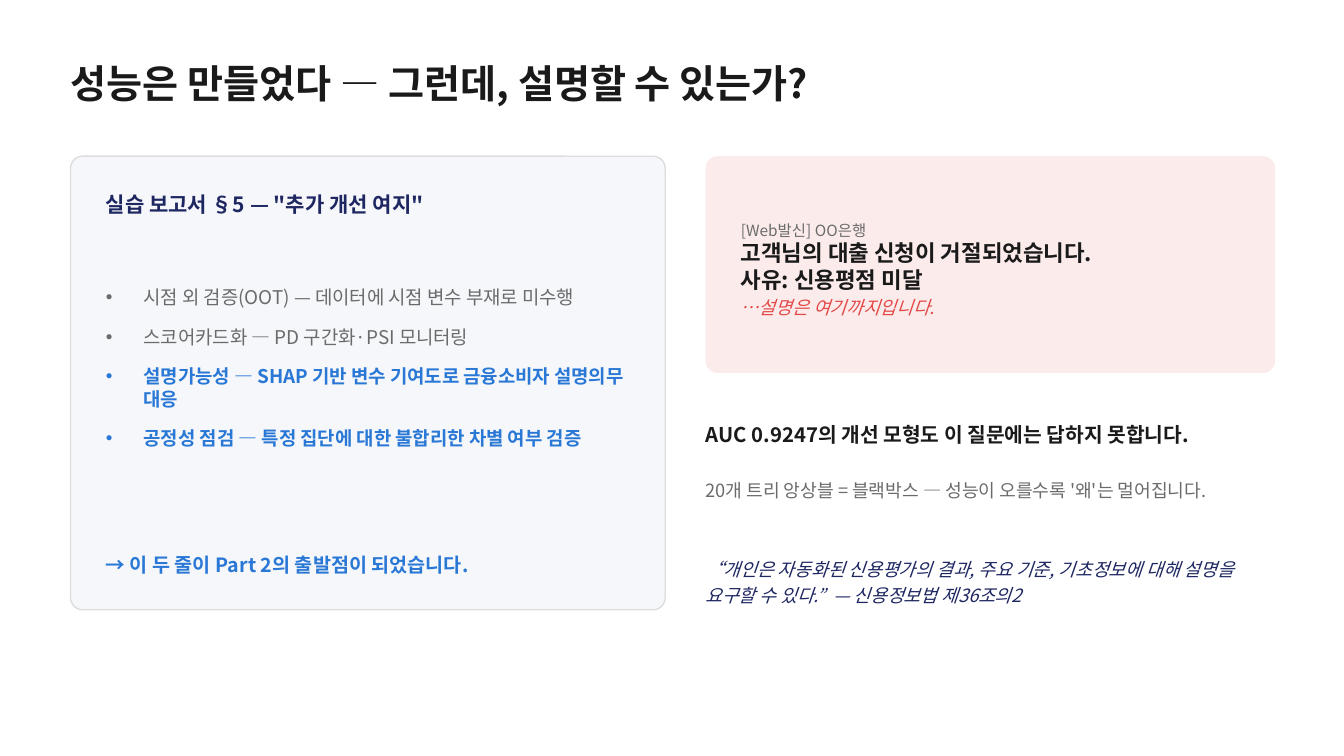
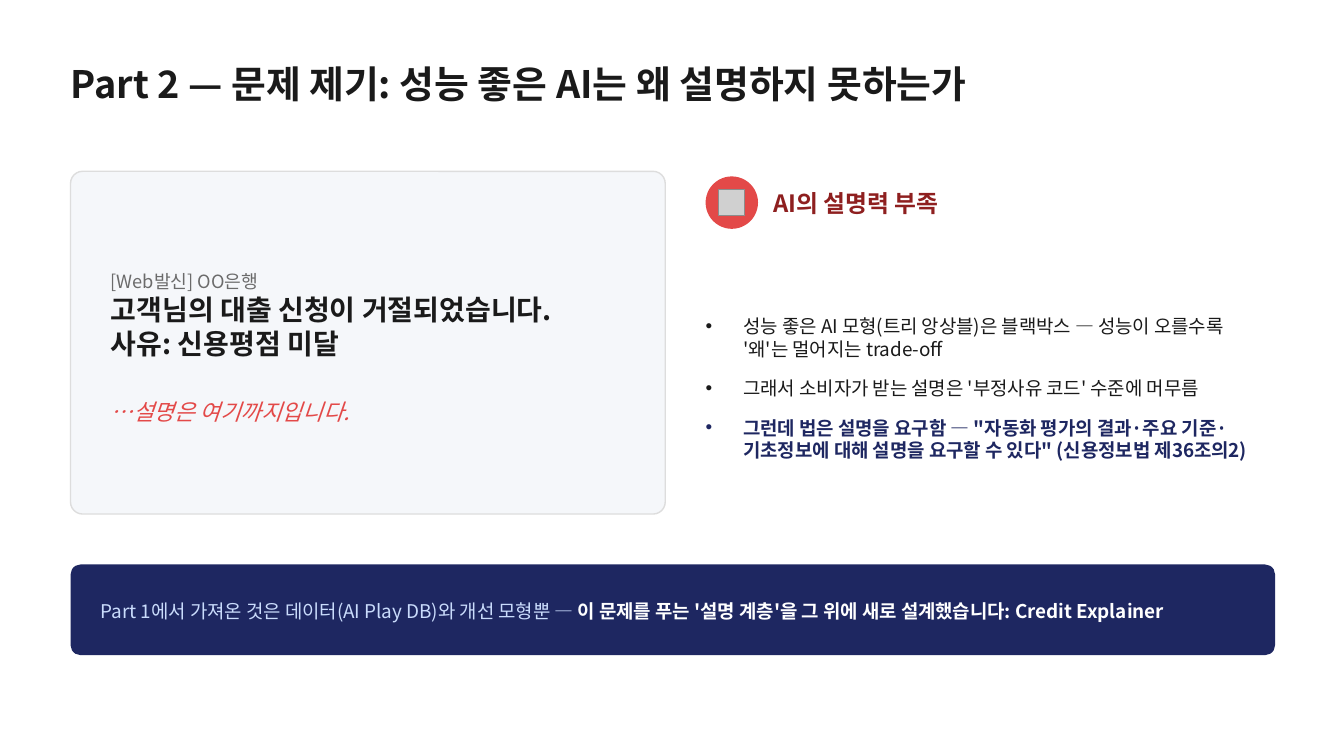
Before and after one commit to gwpark-dev/credit-explainer, a slide deck: slide 5 of CreditExplainer_발표자료_박건우.pptx. Drawn at 1344x756 pixels with LibreOffice and Linux fonts; fonts in the diff are those of the drawing; grey boxes stand for pictures. Boxes give left, top, right and bottom in pixels: in the first picture for what was removed or moved away, otherwise in the second. Text is boxed around its words. In the diff, an @@ line names an element or a change of style, - is before the commit and + after.

```diff
--- a/CreditExplainer_발표자료_박건우.pptx
+++ b/CreditExplainer_발표자료_박건우.pptx
@@ text at [71,66,966,102]: text changed; size 28 to 27 pt @@
-성능은 만들었다 — 그런데, 설명할 수 있는가?
+Part 2 — 문제 제기: 성능 좋은 AI는 왜 설명하지 못하는가
@@ rounded rectangle: place and size @@
-rounded rectangle at [71,156,665,610]
+rounded rectangle at [71,171,665,514]
@@ rounded rectangle at [71,171,665,514]: proportions changed @@
@@ rounded rectangle removed at [706,156,1275,373] @@
@@ ellipse added at [706,176,758,229], fill #E34948 @@
@@ text removed at [106,194,424,214] @@
-실습 보고서 §5 — "추가 개선 여지"
@@ picture added at [719,190,745,216] @@
@@ text added at [773,192,939,214], 17 pt, text #8E1F1F, bold @@
+AI의 설명력 부족
@@ text "[Web발신] OO은행 고객님의 대출 신청이 ...": place and size @@
-text "[Web발신] OO은행 고객님의 대출 신청이 ..." at [741,223,1092,316]
+text "[Web발신] OO은행 고객님의 대출 신청이 ..." at [111,273,552,422]
@@ text "[Web발신] OO은행 고객님의 대출 신청이 ..." at [111,273,552,422]: size 11 to 13 pt in "[Web발신] OO은행"; size 16 to 20 pt in "고객님의 대출 신청이 거절되었습니다. 사유: 신용평점 미달"; size 13 to 16 pt in "…설명은 여기까지입니다."; line spacing 1.15 to 1.18 @@
@@ text removed at [144,288,623,447] @@
-• 시점 외 검증(OOT) — 데이터에 시점 변수 부재로 미수행
-• 스코어카드화 — PD 구간화·PSI 모니터링
-• 설명가능성 — SHAP 기반 변수 기여도로 금융소비자 설명의무 대응
-• 공정성 점검 — 특정 집단에 대한 불합리한 차별 여부 검증
@@ text at [743,317,1247,461]: text changed; size 13 to 13.5 pt; text colour #1E2761 to #1A1A1A @@
-AUC 0.9247의 개선 모형도 이 질문에는 답하지 못합니다.
-20개 트리 앙상블 = 블랙박스 — 성능이 오를수록 '왜'는 멀어집니다.
-“개인은 자동화된 신용평가의 결과, 주요 기준, 기초정보에 대해 설명을 요구할 수 있다.” — 신용정보법 제36조의2
+• 성능 좋은 AI 모형(트리 앙상블)은 블랙박스 — 성능이 오를수록 '왜'는 멀어지는 trade-off
+• 그래서 소비자가 받는 설명은 '부정사유 코드' 수준에 머무름
+• 그런데 법은 설명을 요구함 — "자동화 평가의 결과·주요 기준·기초정보에 대해 설명을 요구할 수 있다" (신용정보법 제36조의2)
@@ rounded rectangle added at [71,565,1275,655], fill #1E2761 @@
@@ text removed at [130,555,469,574] @@
-→ 이 두 줄이 Part 2의 출발점이 되었습니다.
@@ text added at [101,602,1164,623], 13.5 pt, text #FFFFFF, bold @@
+Part 1에서 가져온 것은 데이터(AI Play DB)와 개선 모형뿐 — 이 문제를 푸는 '설명 계층'을 그 위에 새로 설계했습니다: Credit Explainer
```
Also in this commit, not shown: 7 other slides changed, 1 slide removed, 1 other file.
